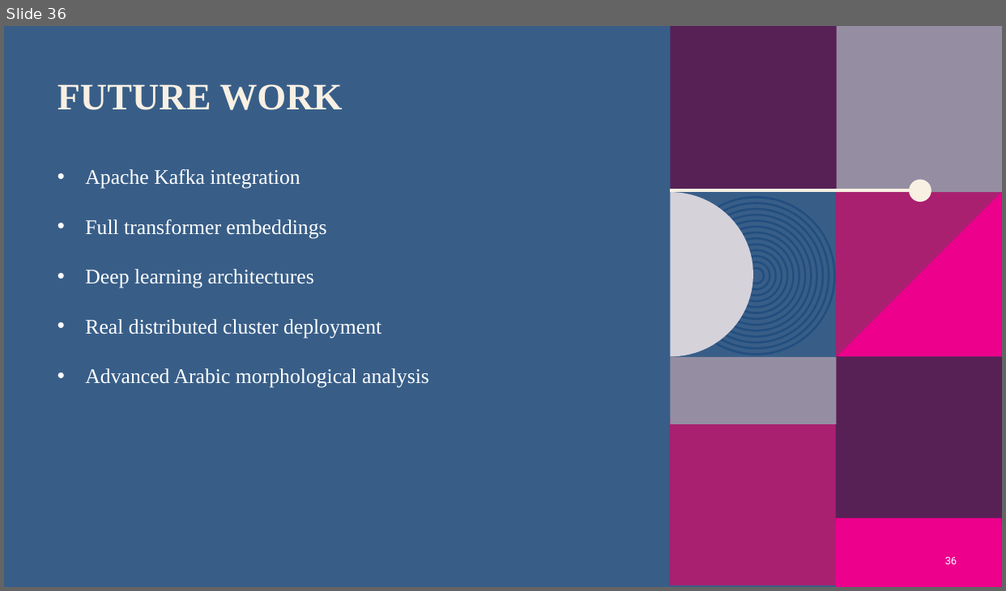
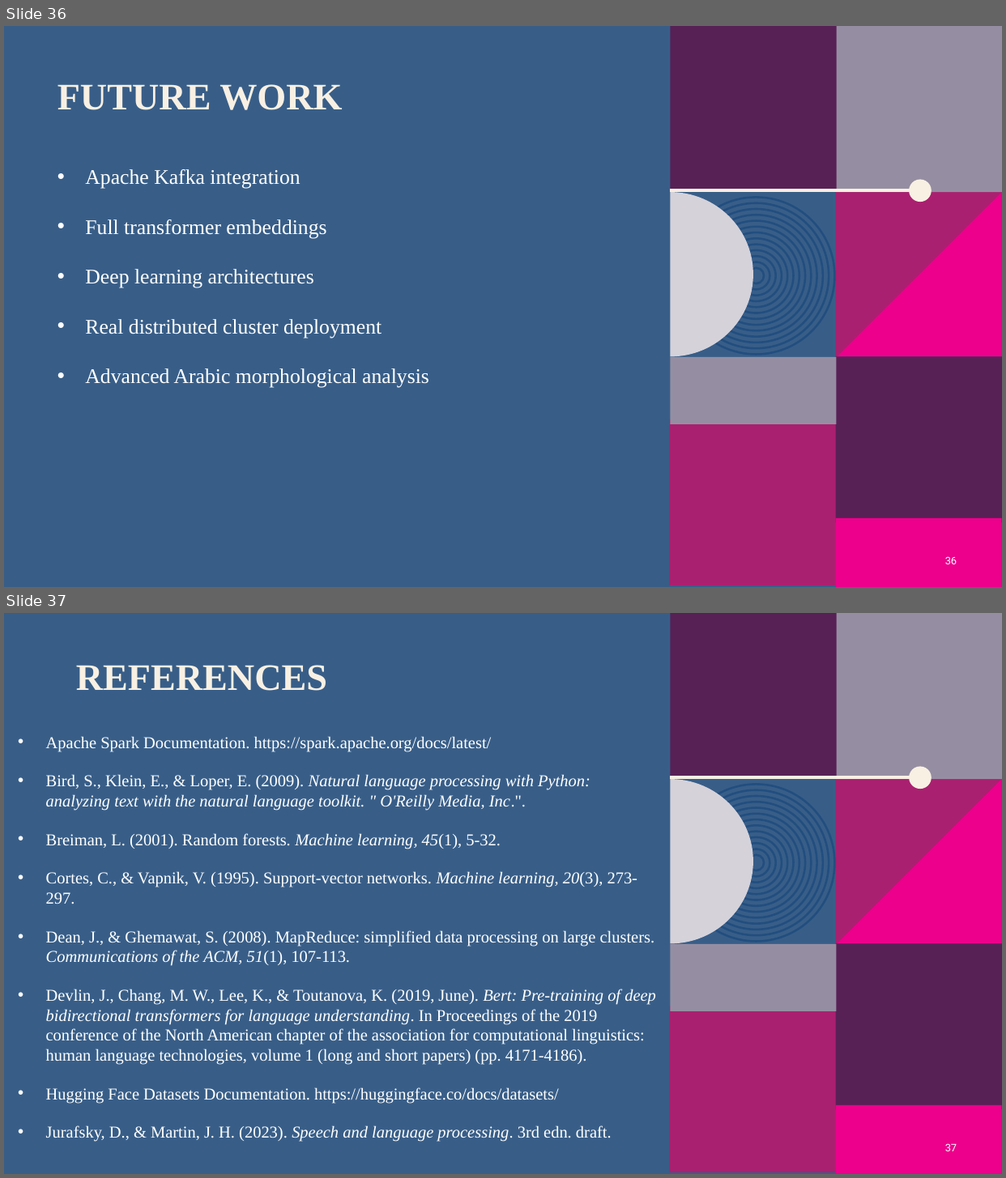
Before and after one commit to Sami-Almoadawi/MSBDA-801-Big-Data-Analytics-Project, a slide deck: reports/presentation/Arabic_AI_Text_Detection_Project.pptx. Shown one above the other, each under a label of ours: slide 36 before the commit, slides 36 and 37 after it. The pictures are 1006x591 and 1006x1178 pixels, drawn with LibreOffice and Linux fonts; fonts in the diff are those of the drawing; background and template pictures are left out. Boxes give left, top, right and bottom in pixels: in the first picture for what was removed or moved away, otherwise in the second. Text is boxed around its words. In the diff, an @@ line names an element or a change of style, - is before the commit and + after.

```diff
--- a/reports/presentation/Arabic_AI_Text_Detection_Project.pptx
+++ b/reports/presentation/Arabic_AI_Text_Detection_Project.pptx
@@ slide 37 added at bbox=[4, 613, 1002, 1174], background #385E88; not listed: 24 template elements that a slide beside it also shows @@
@@ title added at bbox=[76, 665, 327, 691], 36 pt, text #F8F0E3, bold @@
+REFERENCES
@@ text added at bbox=[46, 736, 656, 1142], 16 pt, text #FFFFFF @@
+• Apache Spark Documentation. https://spark.apache.org/docs/latest/
+• Bird, S., Klein, E., & Loper, E. (2009). Natural language processing with Python: analyzing text with the natural language toolkit. " O'Reilly Media, Inc.".
+• Breiman, L. (2001). Random forests. Machine learning, 45(1), 5-32.
+• Cortes, C., & Vapnik, V. (1995). Support-vector networks. Machine learning, 20(3), 273-297.
+• Dean, J., & Ghemawat, S. (2008). MapReduce: simplified data processing on large clusters. Communications of the ACM, 51(1), 107-113.
+• Devlin, J., Chang, M. W., Lee, K., & Toutanova, K. (2019, June). Bert: Pre-training of deep bidirectional transformers for language understanding. In Proceedings of the 2019 conference of the North American chapter of the association for computational linguistics: human language technologies, volume 1 (long and short papers) (pp. 4171-4186).
+• Hugging Face Datasets Documentation. https://huggingface.co/docs/datasets/
+• Jurafsky, D., & Martin, J. H. (2023). Speech and language processing. 3rd edn. draft.
@@ page number added at bbox=[945, 1144, 957, 1152], 10 pt, text #FFFFFF @@
+37
```
Also in this commit, not shown: 4 slides changed, 2 other slides added, 3 other files.
